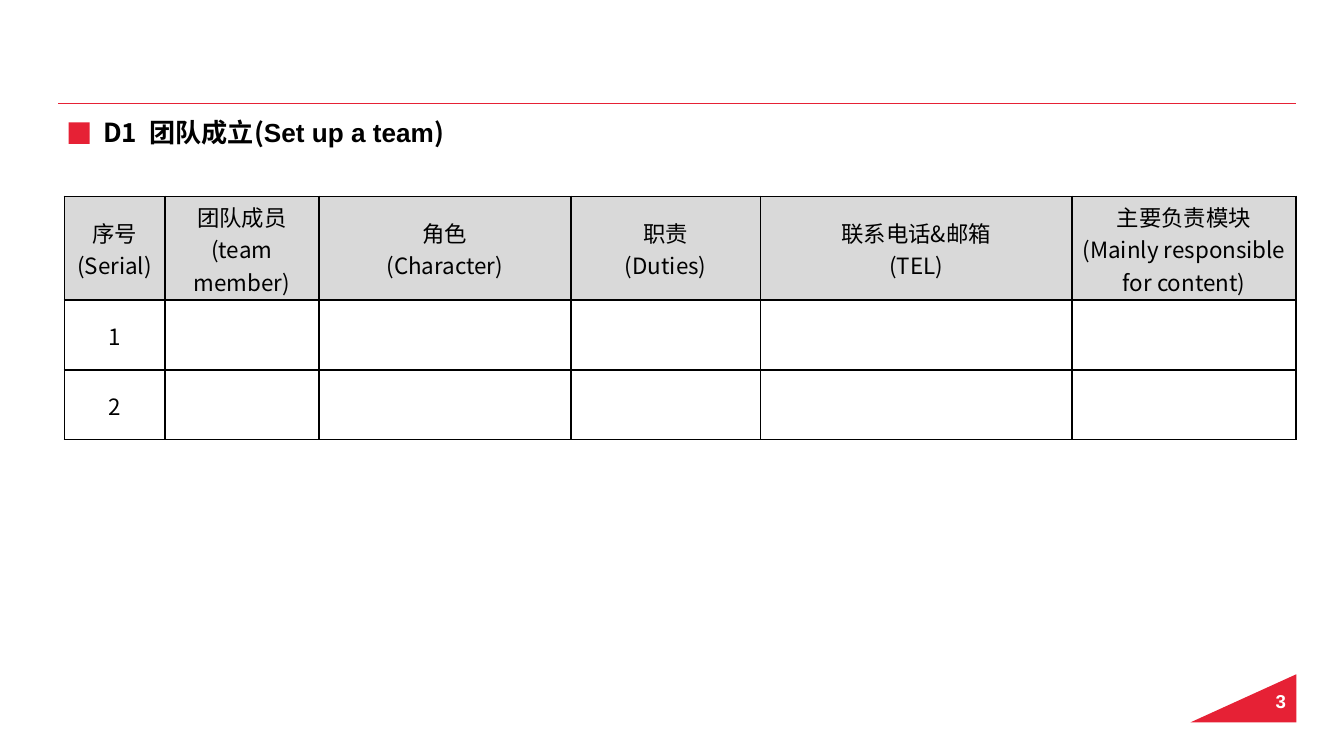
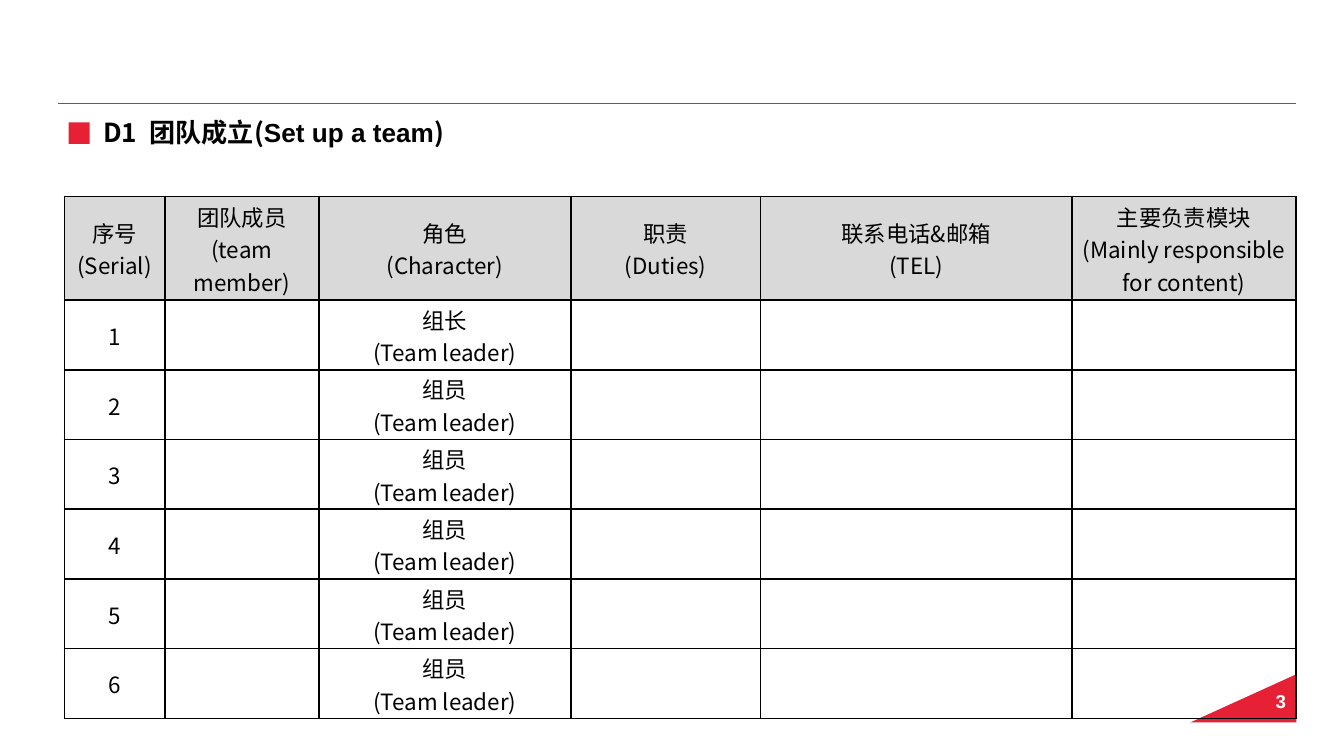
Before and after one commit to QX9967/8D, a slide deck: slide 4 of 8D模板.pptx. Drawn at 1344x756 pixels with LibreOffice and Linux fonts; fonts in the diff are those of the drawing; background and template pictures are left out. Boxes give left, top, right and bottom in pixels: in the first picture for what was removed or moved away, otherwise in the second. Text is boxed around its words. In the diff, an @@ line names an element or a change of style, - is before the commit and + after.

```diff
--- a/8D模板.pptx
+++ b/8D模板.pptx
@@ table at bbox=[65, 196, 1298, 719] @@
-row 2: 1 |  |  |  |  | 
-row 3: 2 |  |  |  |  | 
+row 2: 1 |  | 组长 / (Team leader) |  |  | 
+row 3: 2 |  | 组员 / (Team leader) |  |  | 
+row 4: 3 |  | 组员 / (Team leader) |  |  | 
+row 5: 4 |  | 组员 / (Team leader) |  |  | 
+row 6: 5 |  | 组员 / (Team leader) |  |  | 
+row 7: 6 |  | 组员 / (Team leader) |  |  | 
```
Also in this commit, not shown: 4 other slides changed, 1 slide added, 2 other files.
